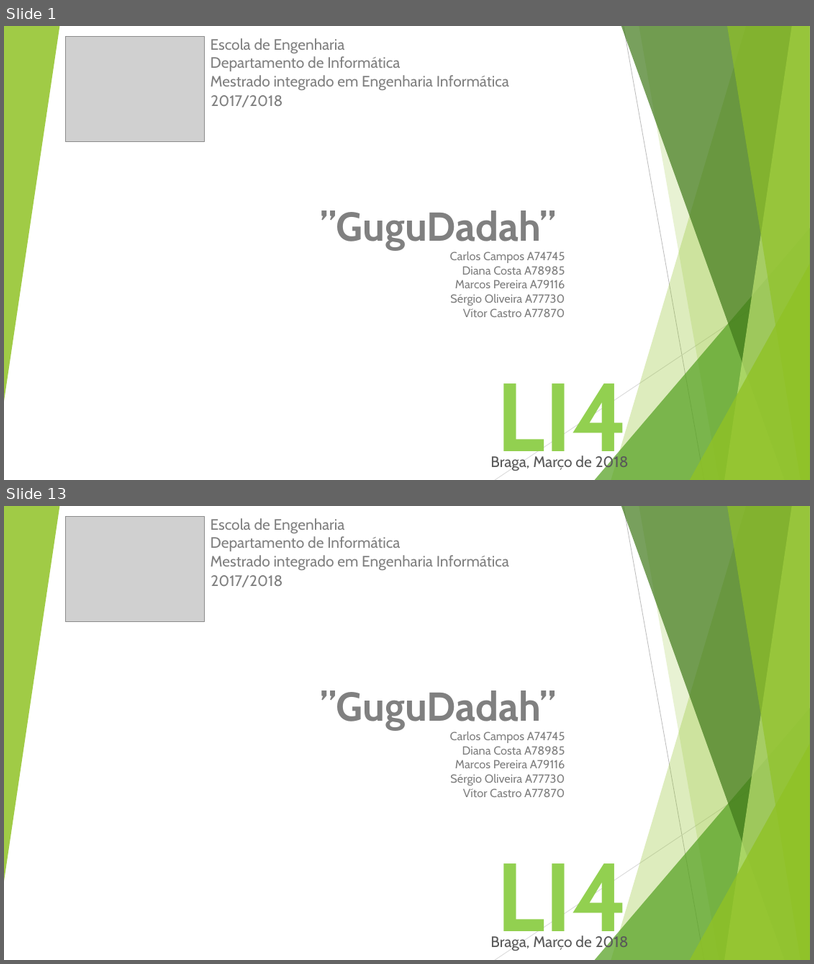
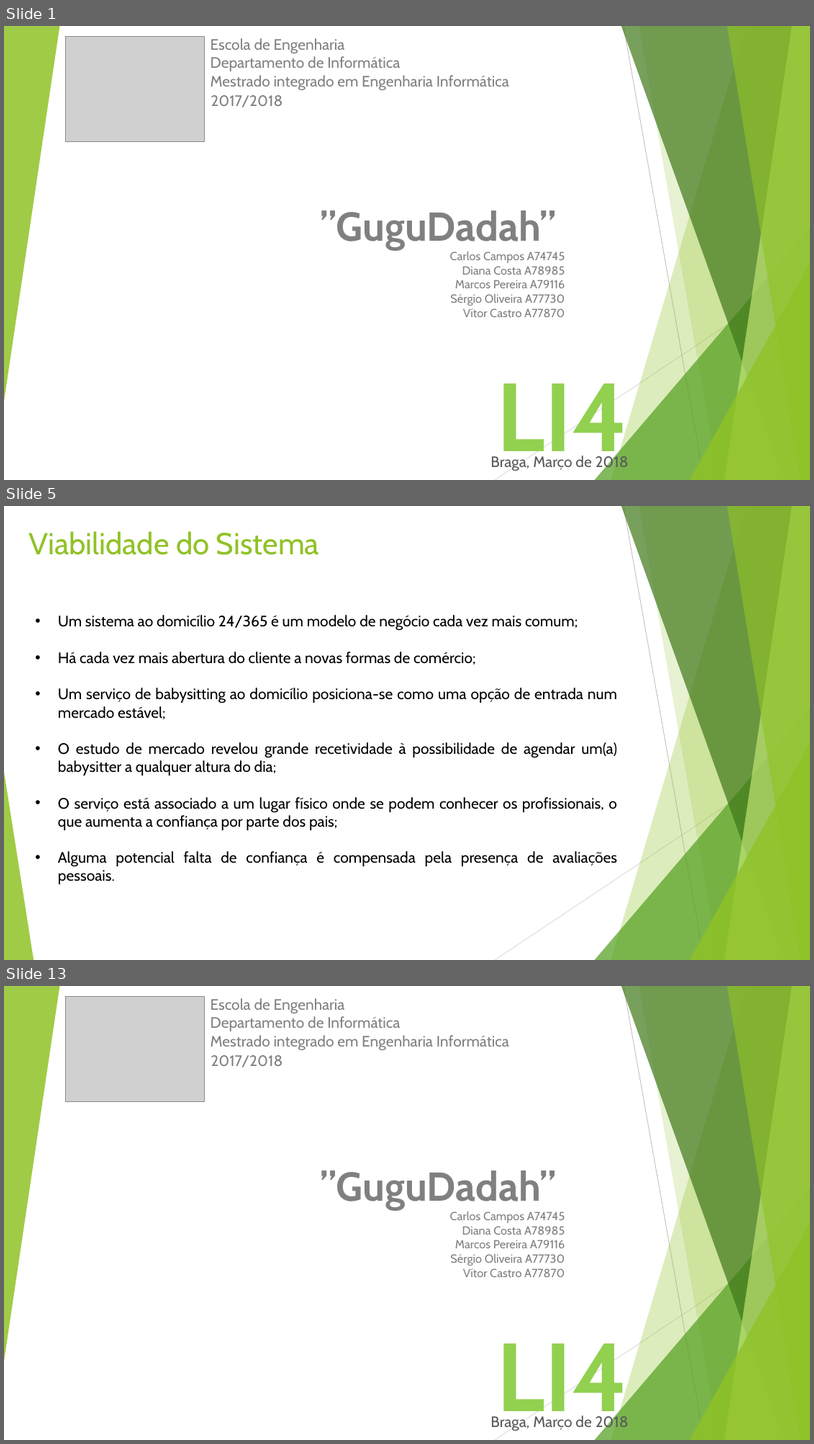
Before and after one commit to vitorjrc/babysitting-system, a slide deck: relatorio/LI4.pptx. Shown one above the other, each under a label of ours: slides 1 and 13 before the commit, slides 1, 5 and 13 after it; the slides between them are not shown. The pictures are 814x964 and 814x1444 pixels, drawn with LibreOffice and Linux fonts; fonts in the diff are those of the drawing; grey boxes stand for pictures. Boxes give left, top, right and bottom in pixels: in the first picture for what was removed or moved away, otherwise in the second. Text is boxed around its words. In the diff, an @@ line names an element or a change of style, - is before the commit and + after.

```diff
--- a/relatorio/LI4.pptx
+++ b/relatorio/LI4.pptx
@@ slide 5 added at [4, 506, 810, 960], background #FFFFFF; not listed: 9 template elements that a slide beside it also shows @@
@@ text added at [28, 531, 319, 555], 36 pt, text #90C226 @@
+Viabilidade do Sistema
@@ text added at [58, 615, 617, 884], 18 pt, text #000000 @@
+• Um sistema ao domicílio 24/365 é um modelo de negócio cada vez mais comum;
+• Há cada vez mais abertura do cliente a novas formas de comércio;
+• Um serviço de babysitting ao domicílio posiciona-se como uma opção de entrada num mercado estável;
+• O estudo de mercado revelou grande recetividade à possibilidade de agendar um(a) babysitter a qualquer altura do dia;
+• O serviço está associado a um lugar físico onde se podem conhecer os profissionais, o que aumenta a confiança por parte dos pais;
+• Alguma potencial falta de confiança é compensada pela presença de avaliações pessoais.
@@ triangle added at [4, 772, 34, 960], fill #90C226 at 85% opacity @@
```
Also in this commit, not shown: 7 slides changed, 3 other slides added, 4 slides removed.
